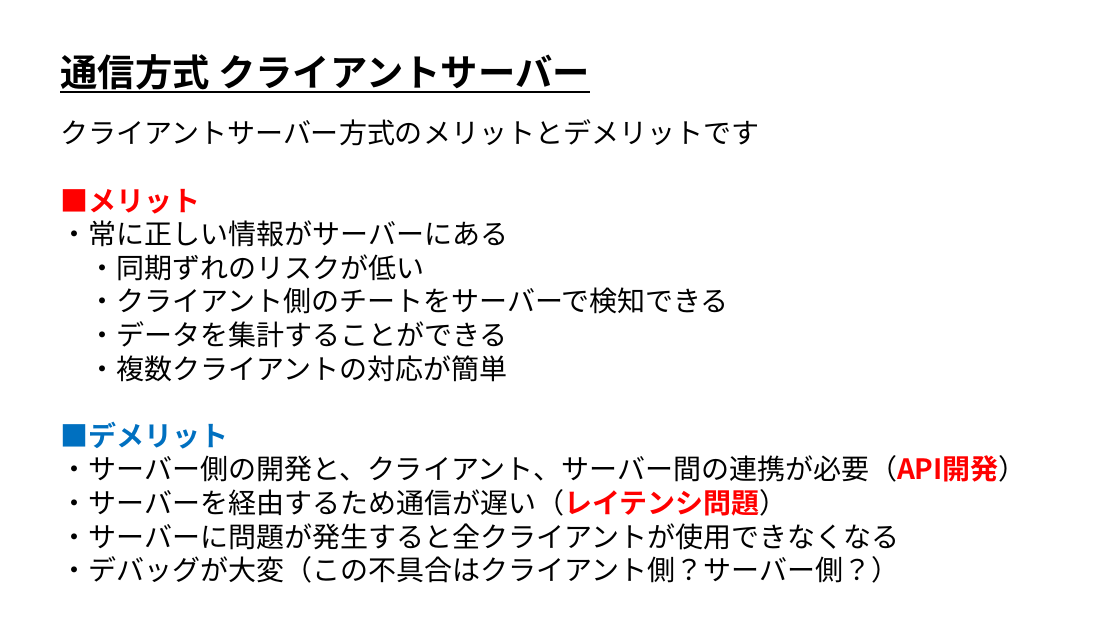
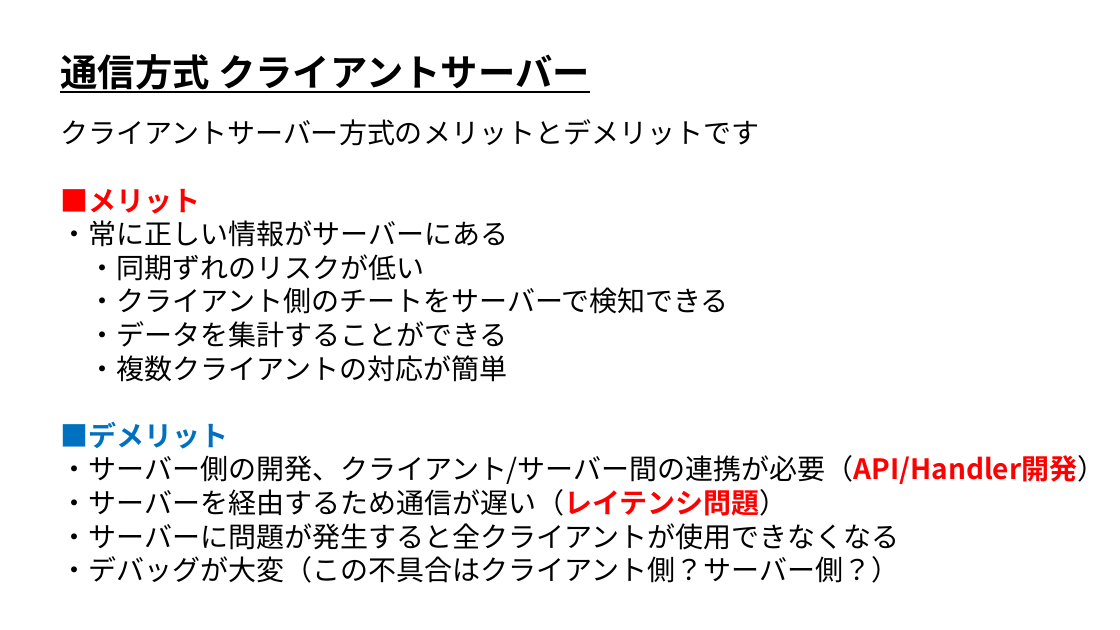
Before and after one commit to ArakiYusuke-Ohara/Textbook, a slide deck: slide 6 of ゲーム科3年/00_前期/オンラインゲームプログラミングⅠ/03_通信方式.pptx. Drawn at 1120x630 pixels with LibreOffice and Linux fonts; fonts in the diff are those of the drawing. Boxes give left, top, right and bottom in pixels: in the first picture for what was removed or moved away, otherwise in the second. Text is boxed around its words. In the diff, an @@ line names an element or a change of style, - is before the commit and + after.

Commit message:
スライドを微修正

```diff
--- a/ゲーム科3年/00_前期/オンラインゲームプログラミングⅠ/03_通信方式.pptx
+++ b/ゲーム科3年/00_前期/オンラインゲームプログラミングⅠ/03_通信方式.pptx
@@ text at (x1=60, y1=455, x2=1105, y2=484): text changed @@
-・サーバー側の開発と、クライアント、サーバー間の連携が必要（API開発）
+・サーバー側の開発、クライアント/サーバー間の連携が必要（API/Handler開発）
```
Also in this commit, not shown: 1 other slide changed, 2 other files.
